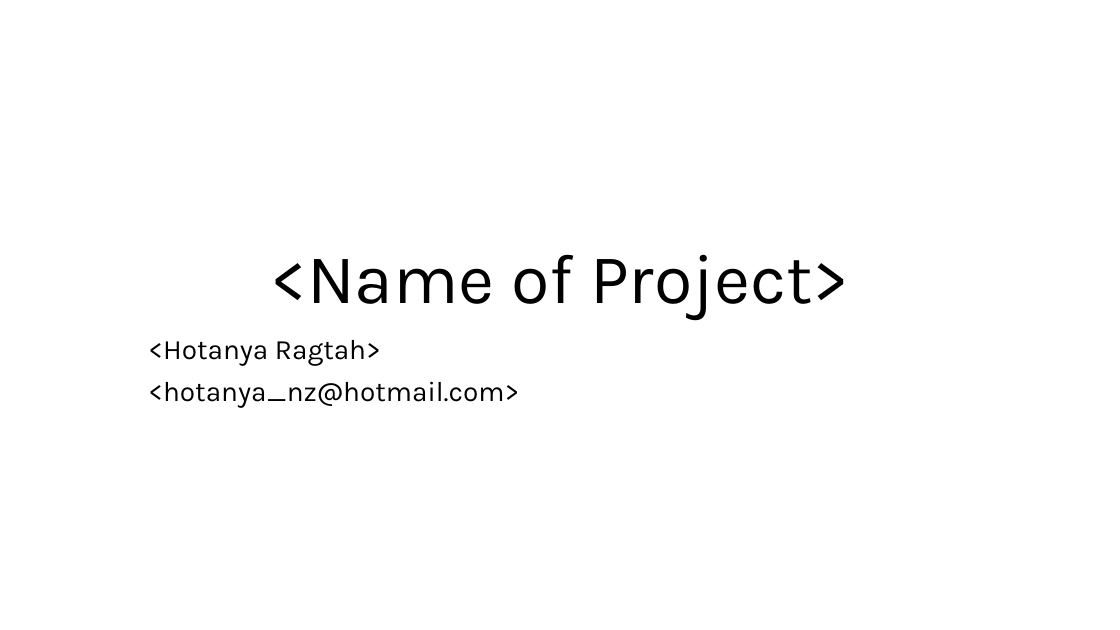
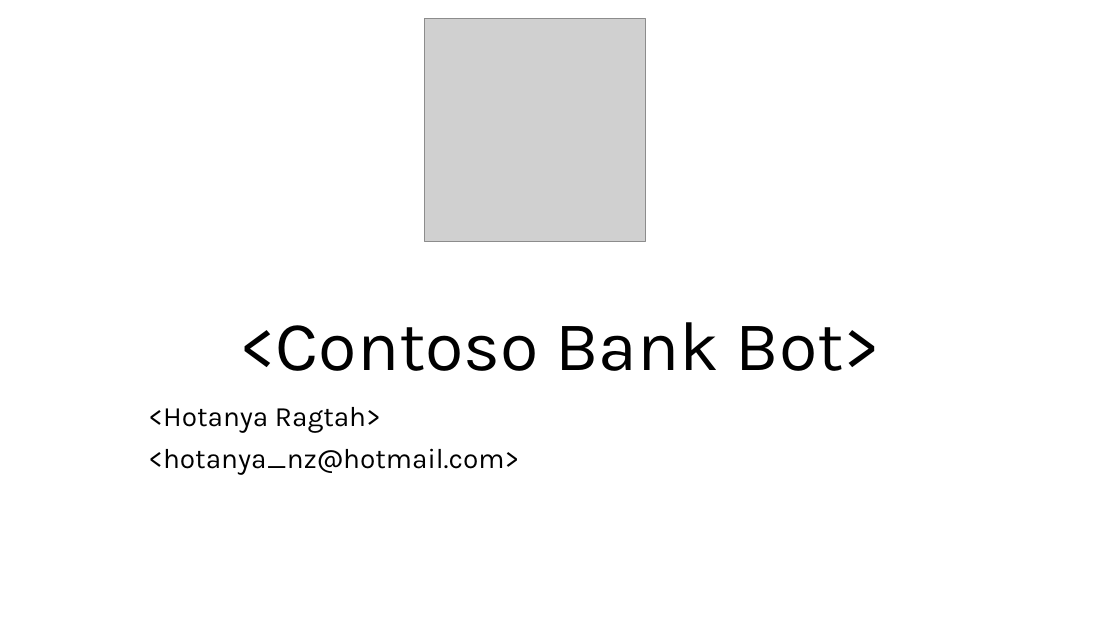
Before and after one commit to Hotanya/ContosoBot, a slide deck: slide 1 of MSA Assessment Deck.pptx (slide 2 before the commit). Drawn at 1120x630 pixels with LibreOffice and Linux fonts; fonts in the diff are those of the drawing; grey boxes stand for pictures; background and template pictures are left out. Boxes give left, top, right and bottom in pixels: in the first picture for what was removed or moved away, otherwise in the second. Text is boxed around its words. In the diff, an @@ line names an element or a change of style, - is before the commit and + after.

```diff
--- a/MSA Assessment Deck.pptx
+++ b/MSA Assessment Deck.pptx
@@ picture added at (424,18,644,242) @@
@@ title at (239,322,881,371): text changed @@
-<Name of Project>
+<Contoso Bank Bot>
@@ subtitle "<Hotanya Ragtah>": place and size @@
-subtitle "<Hotanya Ragtah>" at (148,340,519,407)
+subtitle "<Hotanya Ragtah>" at (148,407,519,475)
```
Also in this commit, not shown: 6 other slides changed, 2 slides added, 3 slides removed, 1 other file.
